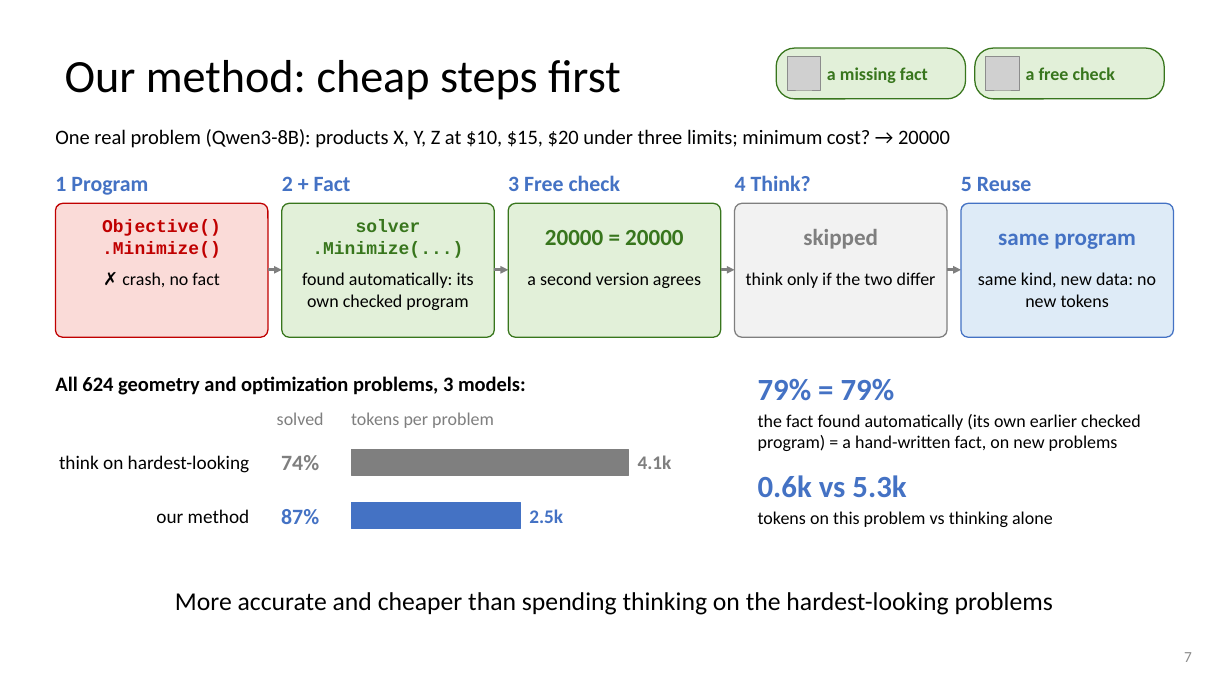
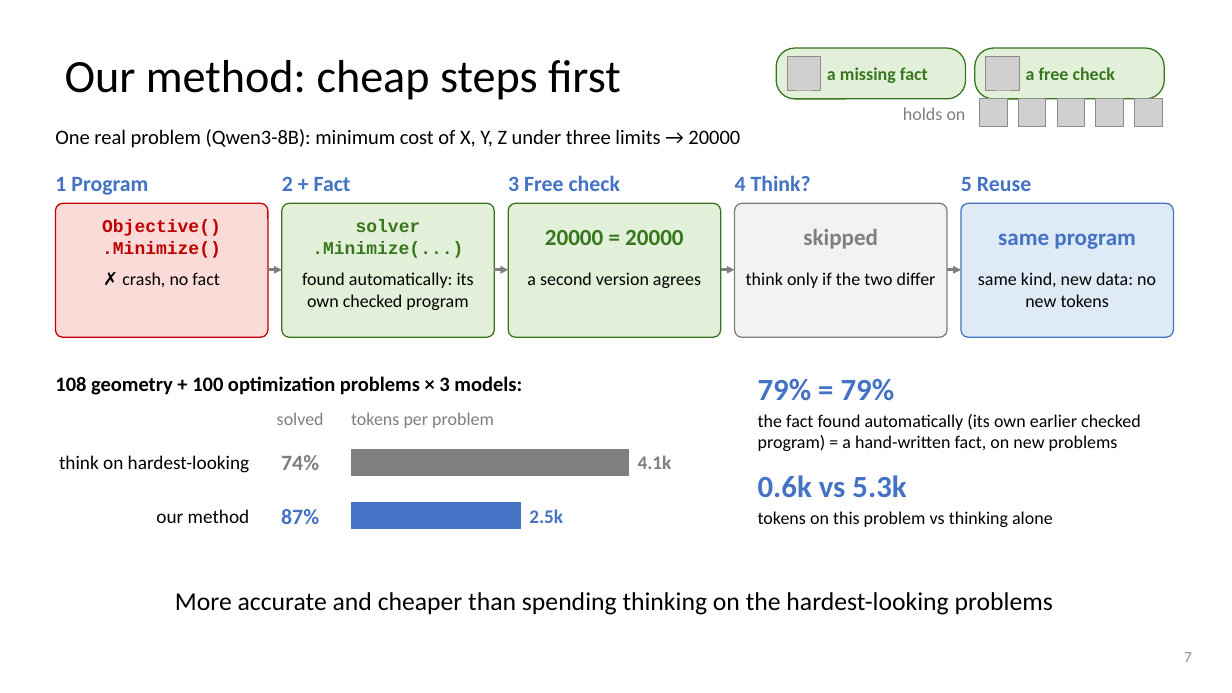
Before and after one commit to dlwns147/CSED490E_Project_Team5, a slide deck: slide 7 of PROPOSAL_slides.pptx. Drawn at 1232x693 pixels with LibreOffice and Linux fonts; fonts in the diff are those of the drawing; grey boxes stand for pictures. Boxes give left, top, right and bottom in pixels: in the first picture for what was removed or moved away, otherwise in the second. Text is boxed around its words. In the diff, an @@ line names an element or a change of style, - is before the commit and + after.

```diff
--- a/PROPOSAL_slides.pptx
+++ b/PROPOSAL_slides.pptx
@@ text added at [903, 107, 966, 120], 14 pt, text #7F7F7F @@
+holds on
@@ picture added at [980, 99, 1007, 127] @@
@@ picture added at [1019, 99, 1046, 127] @@
@@ picture added at [1057, 99, 1085, 127] @@
@@ picture added at [1096, 99, 1124, 127] @@
@@ picture added at [1135, 99, 1163, 127] @@
@@ text at [55, 129, 740, 148]: text changed @@
-One real problem (Qwen3-8B): products X, Y, Z at $10, $15, $20 under three limits; minimum cost? → 20000
+One real problem (Qwen3-8B): minimum cost of X, Y, Z under three limits → 20000
@@ text at [55, 376, 522, 395]: text changed @@
-All 624 geometry and optimization problems, 3 models:
+108 geometry + 100 optimization problems × 3 models:
```
Also in this commit, not shown: 9 other slides changed, 1 slide added, 10 other files.
